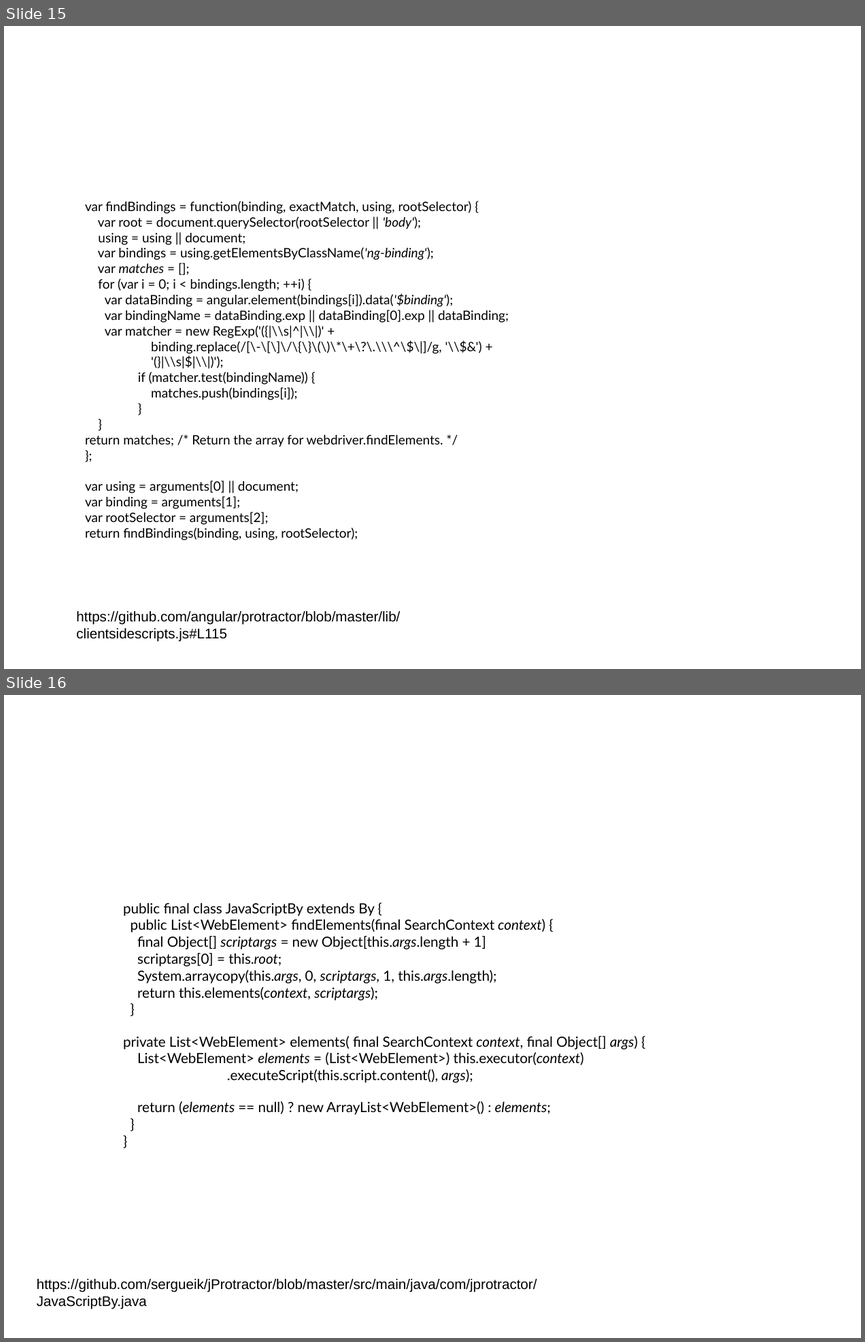
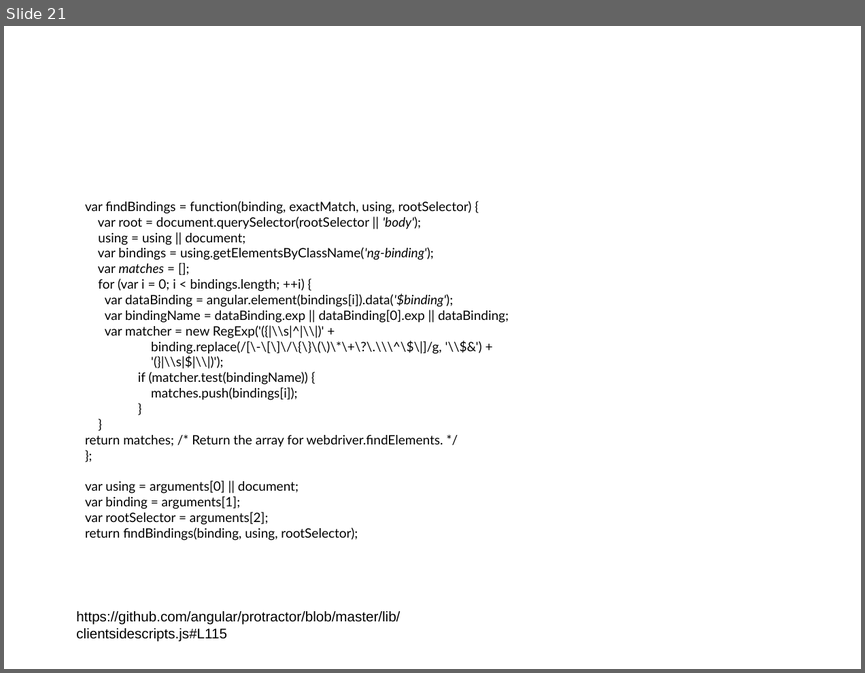
Before and after one commit to sergueik/selenium_java, a slide deck: protractor/jProtractor.odp. Shown one above the other, each under a label of ours: slides 15 and 16 before the commit, slide 21 after it. The pictures are 865x1342 and 865x673 pixels, drawn with LibreOffice and Linux fonts; fonts in the diff are those of the drawing; background and template pictures are left out. Boxes give left, top, right and bottom in pixels: in the first picture for what was removed or moved away, otherwise in the second. Text is boxed around its words. In the diff, an @@ line names an element or a change of style, - is before the commit and + after.

```diff
--- a/protractor/jProtractor.odp
+++ b/protractor/jProtractor.odp
@@ slide 16 removed at (4,695,861,1338), background #FFFFFF @@
@@ title removed at (47,721,707,828) @@
-Java Plumbing
@@ text removed at (123,902,638,1115) @@
-public final class JavaScriptBy extends By {
-public List<WebElement> findElements(final SearchContext context) {
-final Object[] scriptargs = new Object[this.args.length + 1]
-scriptargs[0] = this.root;
-System.arraycopy(this.args, 0, scriptargs, 1, this.args.length);
-return this.elements(context, scriptargs);
-}
-private List<WebElement> elements( final SearchContext context, final Object[] args) {
-List<WebElement> elements = (List<WebElement>) this.executor(context) .executeScript(this.script.content(), args);
-return (elements == null) ? new ArrayList<WebElement>() : elements;
-}
-}
@@ text removed at (37,1278,537,1309) @@
-https://github.com/sergueik/jProtractor/blob/master/src/main/java/com/jprotractor/JavaScriptBy.java
@@ what was slide 15 is now slide 21 @@
```
Also in this commit, not shown: 3 slides changed, 7 slides added, 2 other slides removed, 1 other file.
